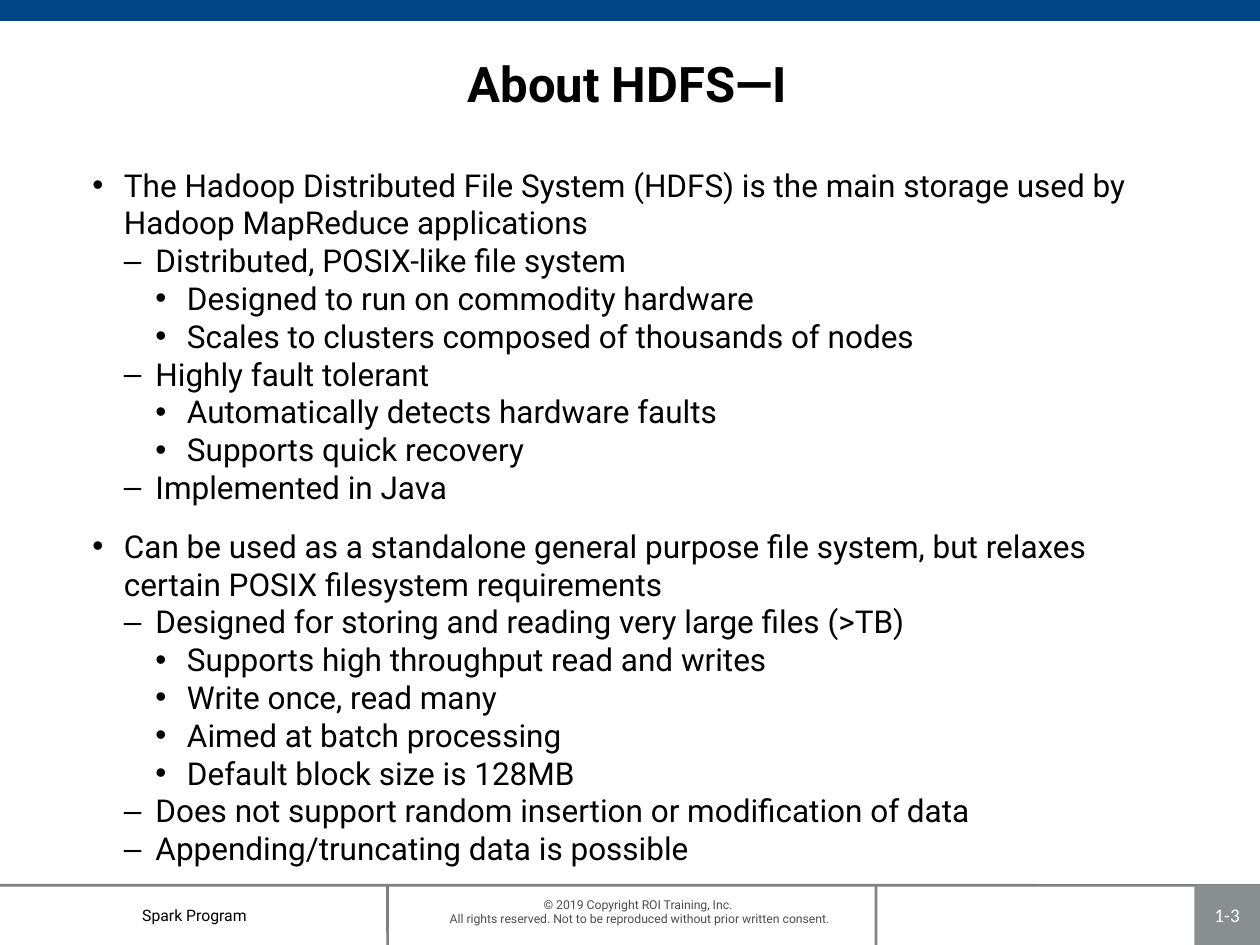
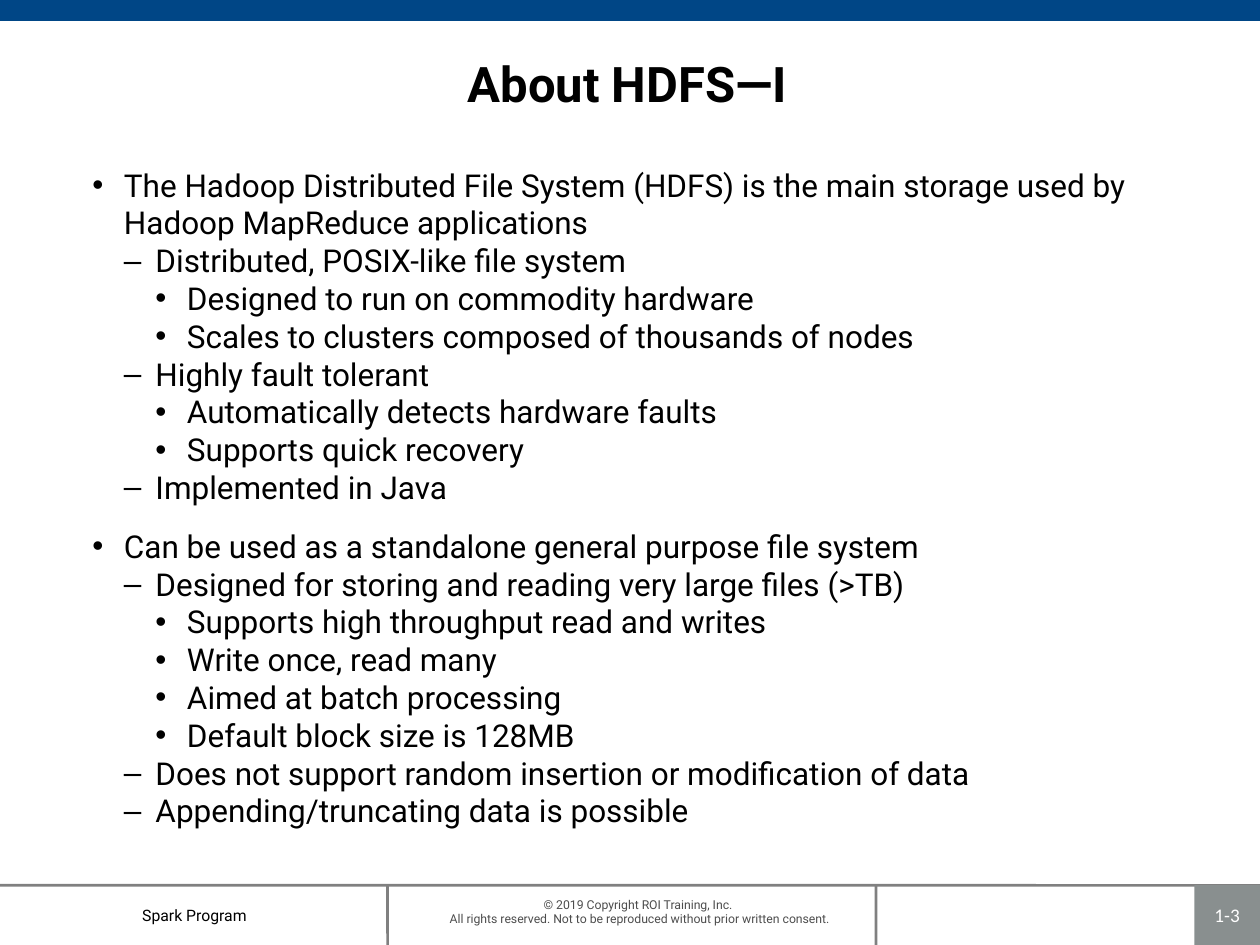
Before and after one commit to roitraining/SparkProgram, a slide deck: slide 3 of Day1/Day1_IntroToSpark.pptx. Drawn at 1260x945 pixels with LibreOffice and Linux fonts; fonts in the diff are those of the drawing; background and template pictures are left out. Boxes give left, top, right and bottom in pixels: in the first picture for what was removed or moved away, otherwise in the second. Text is boxed around its words. In the diff, an @@ line names an element or a change of style, - is before the commit and + after.

```diff
--- a/Day1/Day1_IntroToSpark.pptx
+++ b/Day1/Day1_IntroToSpark.pptx
@@ text at (x1=124, y1=534, x2=919, y2=565): text changed @@
-• Can be used as a standalone general purpose file system, but relaxes certain POSIX filesystem requirements
+• Can be used as a standalone general purpose file system
```
Also in this commit, not shown: 10 other slides changed, 1 slide added.
